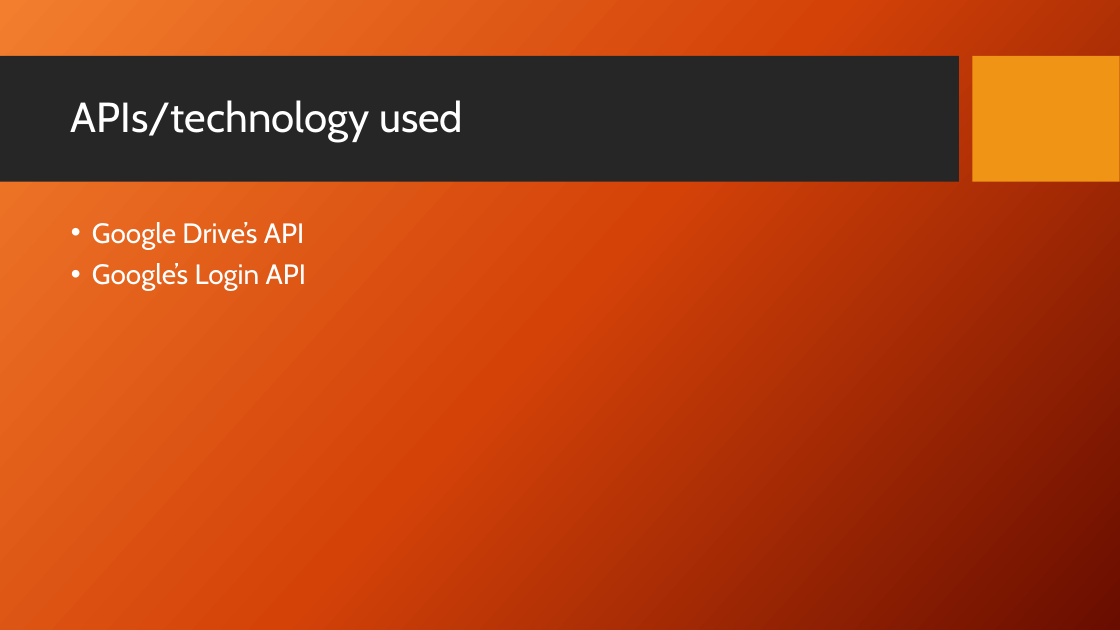
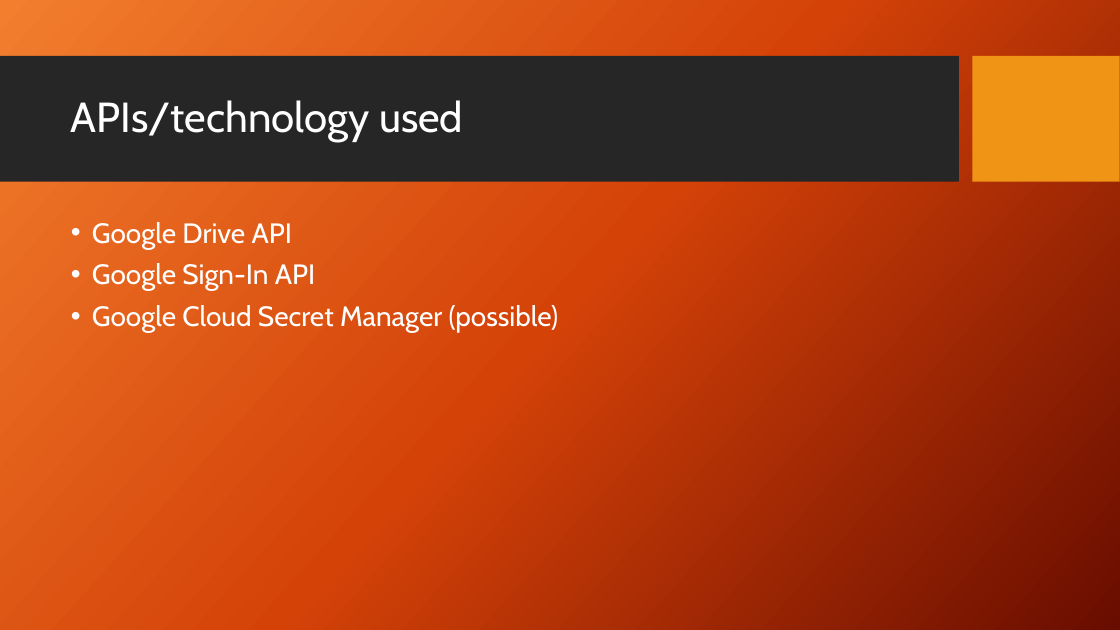
Before and after one commit to Dwaddle26/EncryptNotes, a slide deck: slide 6 of Phase 2 Documentation/Team_2_Presentation_2.pptx. Drawn at 1120x630 pixels with LibreOffice and Linux fonts; fonts in the diff are those of the drawing; background and template pictures are left out. Boxes give left, top, right and bottom in pixels: in the first picture for what was removed or moved away, otherwise in the second. Text is boxed around its words. In the diff, an @@ line names an element or a change of style, - is before the commit and + after.

Commit message:
Minor presentation updates

```diff
--- a/Phase 2 Documentation/Team_2_Presentation_2.pptx
+++ b/Phase 2 Documentation/Team_2_Presentation_2.pptx
@@ text at (x1=92, y1=222, x2=559, y2=333): text changed @@
-• Google Drive’s API
-• Google’s Login API
+• Google Drive API
+• Google Sign-In API
+• Google Cloud Secret Manager (possible)
```
Also in this commit, not shown: 1 other slide changed.
